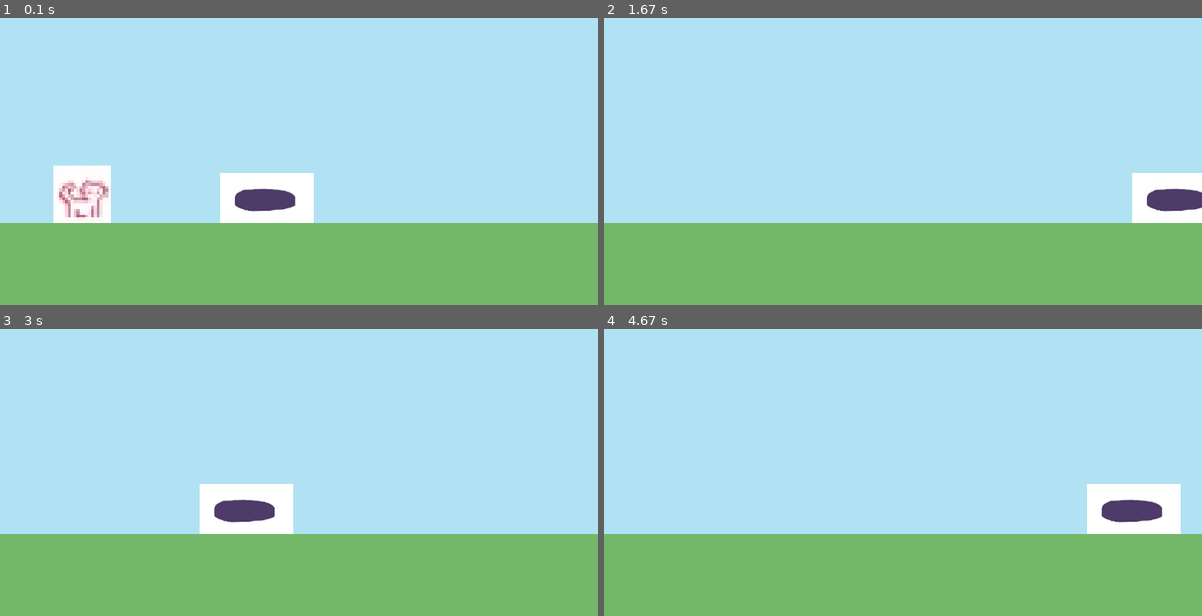
Above: before the commit, frames 1-4 (two rows, left to right).
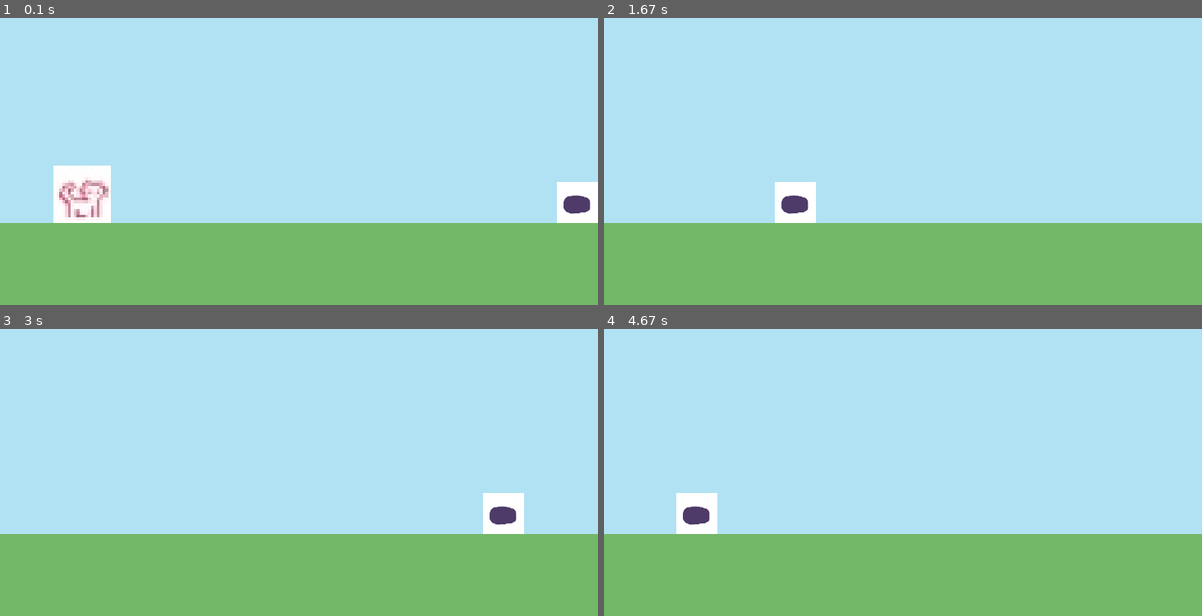
Above: after the commit, the same moments.

Repository: ShIIIrochka/py_game
Game: pygame game, started from pythongame/gamegame.py
Two runs of this game, one before a commit and one after it. Both use one fixed random seed, a clock stepped at 60 frames per second and the inputs below.
Inputs (mouse positions are in pixels of both pictures, inside the frame that each line leads up to):
- Up to frame 1 (0.1 s): no input
- Up to frame 2 (1.67 s): tap Space at 0.33, 1.07, 1.37 s; click (687, 43) at 0.72 s
- Up to frame 3 (3 s): tap Space at 1.9, 2.2, 2.97 s
- Up to frame 4 (4.67 s): tap Space at 3.73, 4.13, 4.43 s

The runs differ from the first frame. In frame 1, 3.7% of the frame differs, in the area x 36-100%, y 54-72%; in frame 2, 3.0%; in frame 3, 3.7%; in frame 4, 3.7%.

Commit message:
добавила столкновение ямы с котом

Diff:
--- a/pythongame/gamegame.py
+++ b/pythongame/gamegame.py
@@ -14,8 +14,9 @@
 sky_surface = pygame.image.load('/home/ksenia/projects/py_game/pythongame/sky.PNG').convert()
 ground_surface = pygame.image.load('/home/ksenia/projects/py_game/pythongame/ground.PNG').convert()
 
-pit_surface = pygame.image.load('/home/ksenia/projects/py_game/pythongame/pit.PNG').convert_alpha()
-pit_rect = pit_surface.get_rect(midbottom  = (350, 250))
+pit1_surface = pygame.image.load('/home/ksenia/projects/py_game/pythongame/pit.PNG').convert_alpha()
+pit_surf = pygame.transform.scale(pit1_surface, (50, 50))
+pit_rect = pit_surf.get_rect(midbottom  = (728, 250))
 
 cat_surf = pygame.image.load('/home/ksenia/projects/py_game/pythongame/cat.PNG').convert_alpha()
 
@@ -29,6 +30,7 @@
 # Цикл игры
 
 running = True
+game_acrive = True
 
 while running:
 
@@ -36,40 +38,52 @@
     clock.tick(FPS)
     # ввод процесса (события)
     for event in pygame.event.get():
-
-        if event.type == pygame.QUIT:
-                pygame.quit()
-                exit()
-
-        if event.type == pygame.KEYDOWN:
-                if event.key == pygame.K_ESCAPE:
+        if game_acrive:
+            if event.type == pygame.QUIT:
                     pygame.quit()
                     exit()
 
-        if event.type == pygame.MOUSEBUTTONDOWN:
-            if player_rect.collidepoint(event.pos):
-                player_gravity = -20
+            if event.type == pygame.KEYDOWN:
+                    if event.key == pygame.K_ESCAPE:
+                        pygame.quit()
+                        exit()
 
-        if event.type == pygame.KEYDOWN:
-            if event.key == pygame.K_SPACE:
-                player_gravity = -20
+            if event.type == pygame.MOUSEBUTTONDOWN:
+                if player_rect.collidepoint(event.pos):
+                    player_gravity = -20
 
-    screen.blit(sky_surface, (0,0)) #вывод на экран изображения неба
-    screen.blit(ground_surface, (0, 250)) #вывод на экран изображения земли
-
-    player_gravity += 1
-    player_rect.y += player_gravity
-    if player_rect.bottom >= 250: player_rect.bottom = 250
-    screen.blit(player_surf, player_rect)
-
-    pit_rect.x -= 5
-    if pit_rect.right <= 0: pit_rect.left = 728
-    screen.blit(pit_surface, pit_rect)
-
-    mouse_pos = pygame.mouse.set_visible(True)
-
-    #if player_rect.colliderect(pit_rect) == 1:
-     #   print("True")
+            if event.type == pygame.KEYDOWN:
+                if event.key == pygame.K_SPACE:
+                    player_gravity = -20
+        else:
+            #рестарт, если игрок проиграл
+            if event.type == pygame.KEYDOWN and event.type == event.key == pygame.K_SPACE:
+                game_acrive = True
+                pit_rect.left = 750
 
 
+    if game_acrive:
+        screen.blit(sky_surface, (0,0)) #вывод на экран изображения неба
+        screen.blit(ground_surface, (0, 250)) #вывод на экран изображения земли
+
+        player_gravity += 1 #скорость кота
+        player_rect.y += player_gravity
+        if player_rect.bottom >= 250: player_rect.bottom = 250
+        screen.blit(player_surf, player_rect)
+
+        pit_rect.x -= 5
+        if pit_rect.right <= 0: pit_rect.left = 728
+        screen.blit(pit_surf, pit_rect)
+
+        mouse_pos = pygame.mouse.set_visible(True)
+
+        #collision
+
+        if player_rect.colliderect(pit_rect) == 1:
+            game_acrive = False
+    else:
+        #если произошло столкновение ямы и кота
+        screen.fill('Green')
+        game_acrive = False
+
     pygame.display.update()
